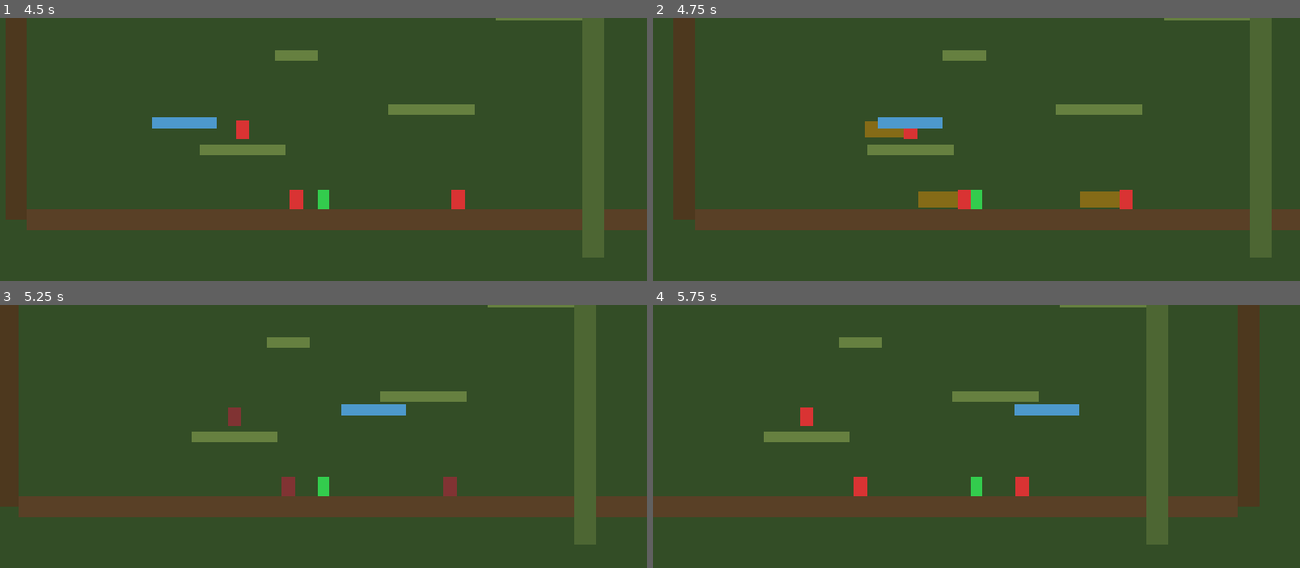
Above: before the commit, frames 1-4 (two rows, left to right).
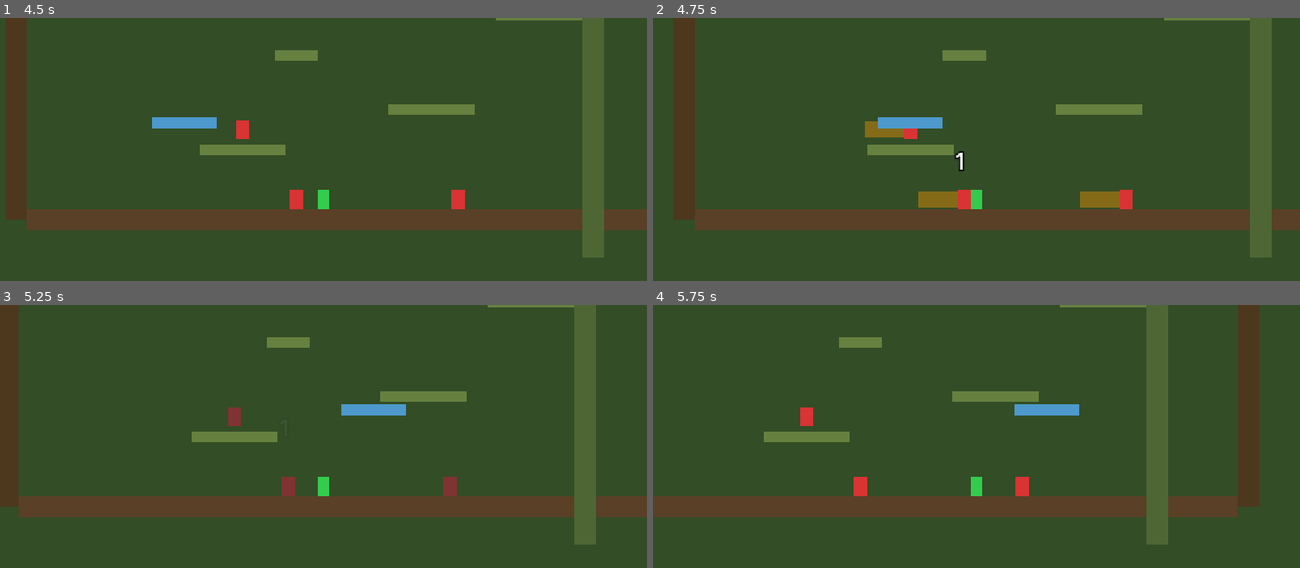
Above: after the commit, the same moments.

Repository: ButterlyEffect/ProjectLegend
Game: Godot game, scene res://scenes/player/test_level.tscn
Two runs of this game, one before a commit and one after it. Both use one fixed random seed, a clock stepped at 60 frames per second and the inputs below.
Inputs (mouse positions are in pixels of both pictures, inside the frame that each line leads up to):
- Up to frame 1 (4.5 s): tap Enter at 0.5 s; move the mouse to (465, 181) at 0.52 s; hold D (move_right) 0.53-2.03 s; tap F (attack) at 0.6, 1.55, 2.1, 3.05 s; click (465, 181) at 0.67 s; tap Space (jump) at 0.77, 1.52, 3.02, 3.77 s; tap G (parry) at 0.8, 1.35, 2.3, 2.85, 3.8 s; move the mouse to (194, 217) at 1.27 s; move the mouse to (388, 120) at 2.02 s; hold A (move_left) 2.03-2.78 s; move the mouse to (291, 273) at 2.77 s; hold D (move_right) 2.78-4.28 s; click (291, 273) at 2.92 s; move the mouse to (517, 254) at 3.52 s; tap R (recall_blade) at 3.6 s; move the mouse to (129, 144) at 4.27 s; hold A (move_left) from 4.28 s (still down); tap Shift (slide) at 4.35 s
- Up to frame 2 (4.75 s): keep holding A (move_left); tap Space (jump) at 4.52 s; tap F (attack) at 4.55 s
- Up to frame 3 (5.25 s): move the mouse to (355, 486) at 5.02 s; release A (move_left) at 5.03 s; hold D (move_right) from 5.03 s (still down); tap Q (teleport) at 5.1 s; click (355, 486) at 5.17 s
- Up to frame 4 (5.75 s): keep holding D (move_right); tap G (parry) at 5.3 s

Frame 1 is identical in both runs. In frame 2, less than 0.1% of the frame differs, in the area x 46-49%, y 50-59%; in frame 3, less than 0.1%; in frame 4, nothing differs.

Commit message:
Complete Story 2.4: combo multiplier with refill window
Combo system now refills the window on every successful parry instead
of shrinking it — chosen over the original Sekiro-style design via party
mode review to fit the "blade as patient companion" tone.

- parry_subsystem: refill-on-parry window (180f / ~3s, capped at 3)
- movement_controller (already wired): attack_damage * max(combo, 1)
- dummy_target: floating damage numbers color-coded by tier
- combo breaks on whiff or taking damage; floater shows only at 2+
- player_health: notifies parry subsystem on damage to break combo
- damage-during-parry race fixed (invincible from WINDOW_OPEN entry)

Co-Authored-By: Claude Opus 4.7 (1M context) <noreply@anthropic.com>

Diff:
--- a/game/scenes/enemies/dummy_target.gd
+++ b/game/scenes/enemies/dummy_target.gd
@@ -117,10 +117,33 @@
 func take_damage(amount: int) -> void:
 	_current_hp -= amount
 	damaged.emit(amount)
-	print("DummyTarget hit! HP: ", _current_hp, "/", max_hp)
+	_spawn_damage_number(amount)
 	_flash_hit()
 	if _current_hp <= 0:
 		_die()
+
+
+func _spawn_damage_number(amount: int) -> void:
+	var label := Label.new()
+	label.text = str(amount)
+	label.z_index = 100
+	var color := Color.WHITE
+	if amount >= 3:
+		color = Color(1.0, 0.35, 0.2, 1.0)
+	elif amount >= 2:
+		color = Color(1.0, 0.85, 0.3, 1.0)
+	label.modulate = color
+	label.add_theme_font_size_override("font_size", 14 + amount * 4)
+	label.add_theme_color_override("font_outline_color", Color.BLACK)
+	label.add_theme_constant_override("outline_size", 4)
+	var jitter := randf_range(-10.0, 10.0)
+	label.position = global_position + Vector2(jitter - 6, -36)
+	get_tree().current_scene.add_child(label)
+	var rise_to: float = label.position.y - 28
+	var tween := create_tween().set_parallel(true)
+	tween.tween_property(label, "position:y", rise_to, 0.6).set_trans(Tween.TRANS_QUAD).set_ease(Tween.EASE_OUT)
+	tween.tween_property(label, "modulate:a", 0.0, 0.5).set_delay(0.2)
+	tween.chain().tween_callback(label.queue_free)
 
 
 func _flash_hit() -> void:
--- a/game/scenes/player/parry_subsystem.gd
+++ b/game/scenes/player/parry_subsystem.gd
@@ -37,8 +37,7 @@
 var _combo_window_timer: int = 0
 var _whiff_flash_timer: int = 0
 @export_group("Combo")
-@export var combo_window_frames: int = 120  # ~2s at 60Hz for first chain
-@export var combo_window_shrink: int = 30   # Frames lost per combo tier (~0.5s)
+@export var combo_window_frames: int = 180  # ~3s at 60Hz — refills on every successful parry
 @export var max_combo: int = 3              # Cap — parries beyond this don't increase
 
 
@@ -92,15 +91,12 @@
 	_parry_detector.monitoring = false
 	_state = ParryState.SLOWMO
 	_slowmo_timer = slowmo_duration_frames
-	# Combo tracking — shrinking window, capped at max
-	var _old_timer: int = _combo_window_timer
+	# Combo tracking — window refills on every successful parry, capped at max_combo
 	if _combo_window_timer > 0 and _combo_count < max_combo:
 		_combo_count += 1
 	elif _combo_window_timer <= 0:
 		_combo_count = 1
-	# Window gets tighter each tier: 120 → 90 → 60 → 30
-	_combo_window_timer = max(combo_window_frames - (_combo_count - 1) * combo_window_shrink, combo_window_shrink)
-	print("DEBUG combo: old_timer=", _old_timer, " count=", _combo_count, " new_timer=", _combo_window_timer)
+	_combo_window_timer = combo_window_frames
 	# Grant brief invincibility so contact damage doesn't hit
 	_player._is_invincible = true
 	# Slow-mo
@@ -114,7 +110,6 @@
 	# Stock magic
 	_magic_stock += magic_per_parry
 	parry_succeeded.emit(magic_per_parry, _combo_count)
-	print("PARRY! Magic: ", _magic_stock, " Combo: ", _combo_count, " WindowWas: ", _combo_window_timer)
 
 
 func _on_parry_whiff() -> void:
@@ -126,7 +121,7 @@
 	# Dim player sprite to show vulnerability
 	_player_sprite.color = Color(0.4, 0.4, 0.4, 1.0)
 	parry_failed.emit()
-	print("Parry whiffed!")
+	reset_combo()
 
 
 func _update_slowmo() -> void:
@@ -162,7 +157,6 @@
 		_combo_window_timer -= 1
 		if _combo_window_timer <= 0:
 			_combo_count = 0
-			print("COMBO EXPIRED")
 
 
 func _is_enemy_attack(area: Area2D) -> bool:
@@ -195,3 +189,27 @@
 
 func get_combo_count() -> int:
 	return _combo_count
+
+
+func reset_combo() -> void:
+	if _combo_count > 1:
+		_spawn_combo_broken_label(_combo_count)
+	_combo_count = 0
+	_combo_window_timer = 0
+
+
+func _spawn_combo_broken_label(broken_at: int) -> void:
+	var label := Label.new()
+	label.text = "COMBO BROKEN x" + str(broken_at)
+	label.z_index = 100
+	label.modulate = Color(1.0, 0.25, 0.25, 1.0)
+	label.add_theme_font_size_override("font_size", 14)
+	label.add_theme_color_override("font_outline_color", Color.BLACK)
+	label.add_theme_constant_override("outline_size", 4)
+	label.position = _player.global_position + Vector2(-44, -44)
+	get_tree().current_scene.add_child(label)
+	var rise_to: float = label.position.y - 24
+	var tween := create_tween().set_parallel(true)
+	tween.tween_property(label, "position:y", rise_to, 0.9).set_trans(Tween.TRANS_QUAD).set_ease(Tween.EASE_OUT)
+	tween.tween_property(label, "modulate:a", 0.0, 0.7).set_delay(0.3)
+	tween.chain().tween_callback(label.queue_free)
--- a/game/scenes/player/player_health.gd
+++ b/game/scenes/player/player_health.gd
@@ -44,6 +44,10 @@
 	current_hp = max(current_hp - amount, 0)
 	player_damaged.emit(amount)
 	print("Player hit! HP: ", current_hp, "/", max_hp)
+	# Break the parry combo — flow state is interrupted by taking damage
+	var parry: Node = _player.get_node_or_null("ParrySubsystem")
+	if parry and parry.has_method("reset_combo"):
+		parry.reset_combo()
 	# i-frames
 	_iframes_timer = iframes_duration
 	_flash_timer = flash_interval
Not shown, changed: CLAUDE.md
